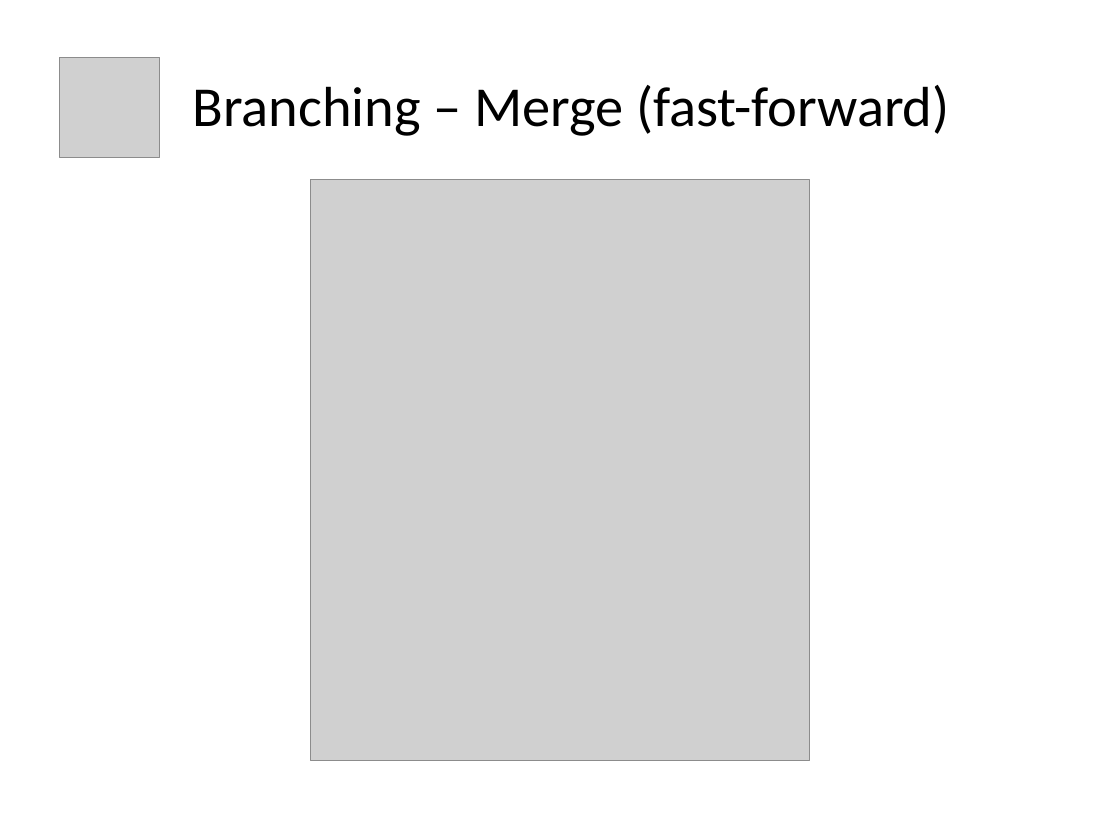
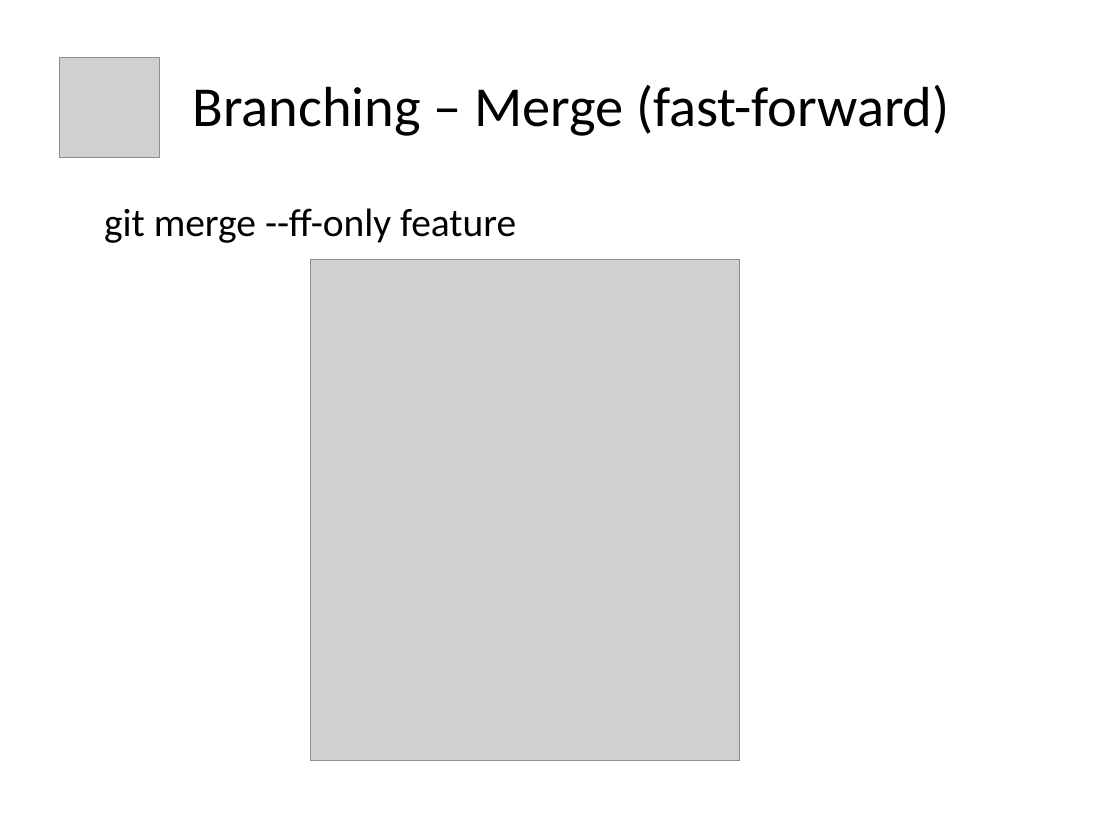
Before and after one commit to ukconet/testrepoB, a slide deck: slide 16 of git.odp (slide 13 before the commit). Drawn at 1120x840 pixels with LibreOffice and Linux fonts; fonts in the diff are those of the drawing; grey boxes stand for pictures. Boxes give left, top, right and bottom in pixels: in the first picture for what was removed or moved away, otherwise in the second. Text is boxed around its words. In the diff, an @@ line names an element or a change of style, - is before the commit and + after.

```diff
--- a/git.odp
+++ b/git.odp
@@ text added at box(104, 208, 516, 243), 28 pt, text #000000 @@
+git merge --ff-only feature
@@ picture: place and size @@
-picture at box(311, 180, 810, 760)
+picture at box(311, 260, 741, 760)
@@ picture added at box(311, 260, 741, 761) @@
```
Also in this commit, not shown: 6 other slides changed, 8 slides added, 3 slides removed, 59 other files.
